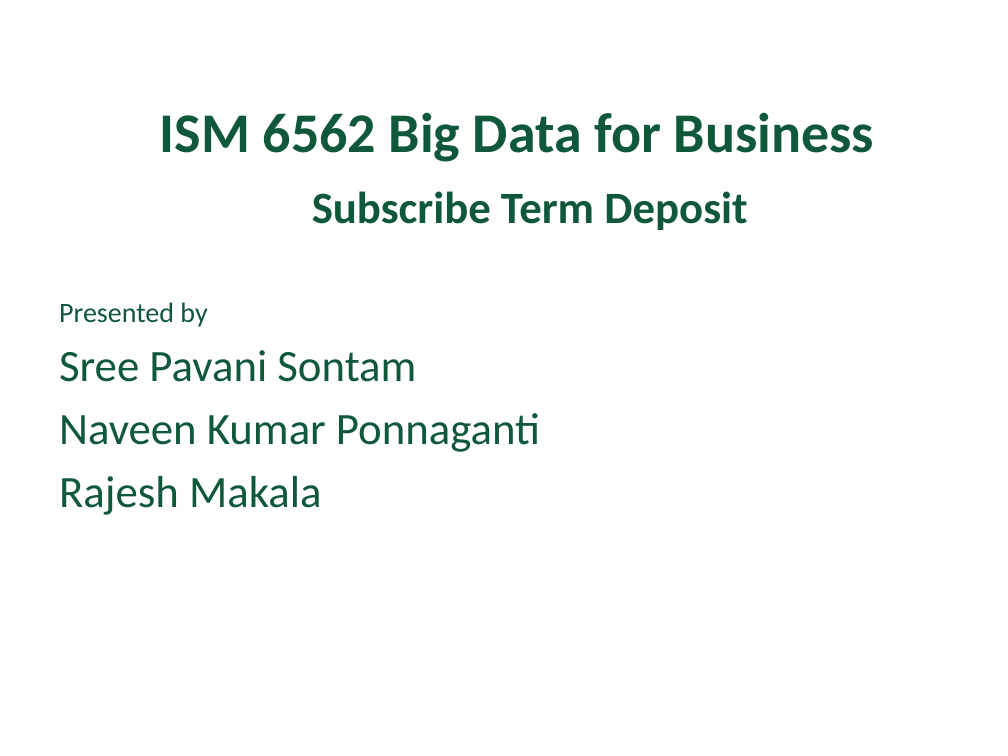
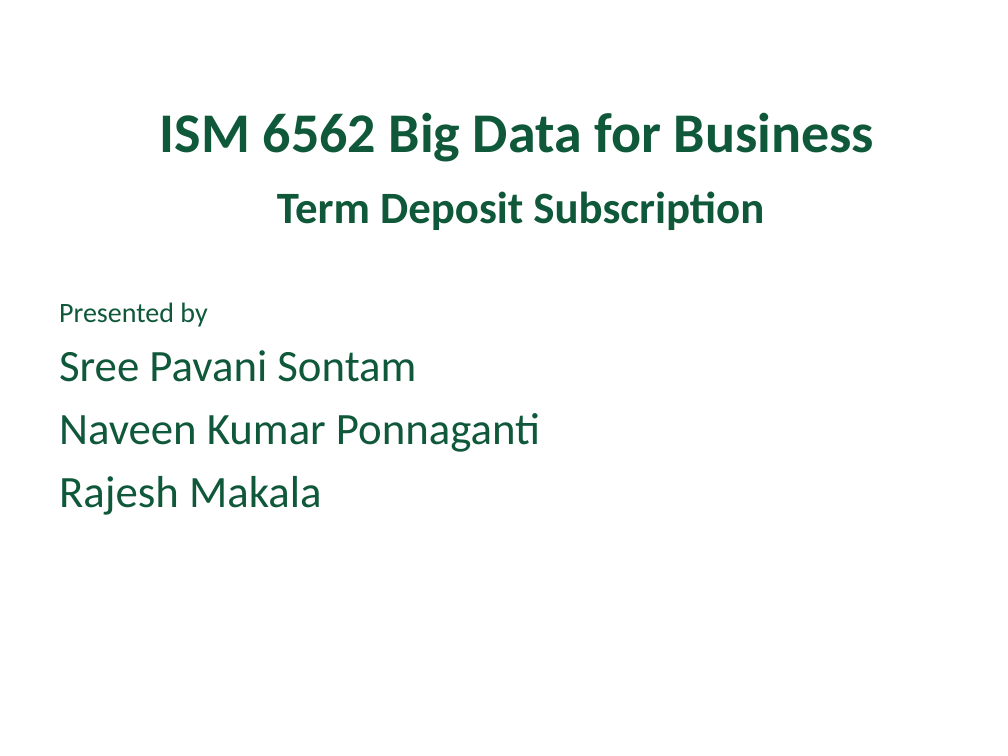
Before and after one commit to navveenn444/Term-Deposit, a slide deck: slide 1 of Big Data Presentation.pptx. Drawn at 1008x756 pixels with LibreOffice and Linux fonts; fonts in the diff are those of the drawing; background and template pictures are left out. Boxes give left, top, right and bottom in pixels: in the first picture for what was removed or moved away, otherwise in the second. Text is boxed around its words. In the diff, an @@ line names an element or a change of style, - is before the commit and + after.

```diff
--- a/Big Data Presentation.pptx
+++ b/Big Data Presentation.pptx
@@ text at (277,191,764,230): text changed @@
-Subscribe Term Deposit
+Term Deposit Subscription
```
Also in this commit, not shown: 5 other slides changed.
